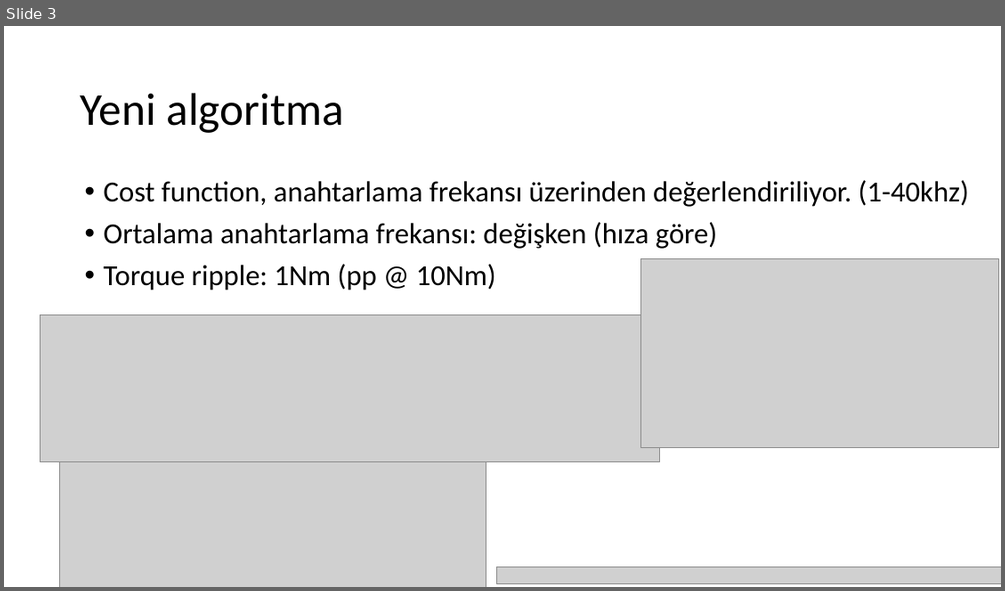
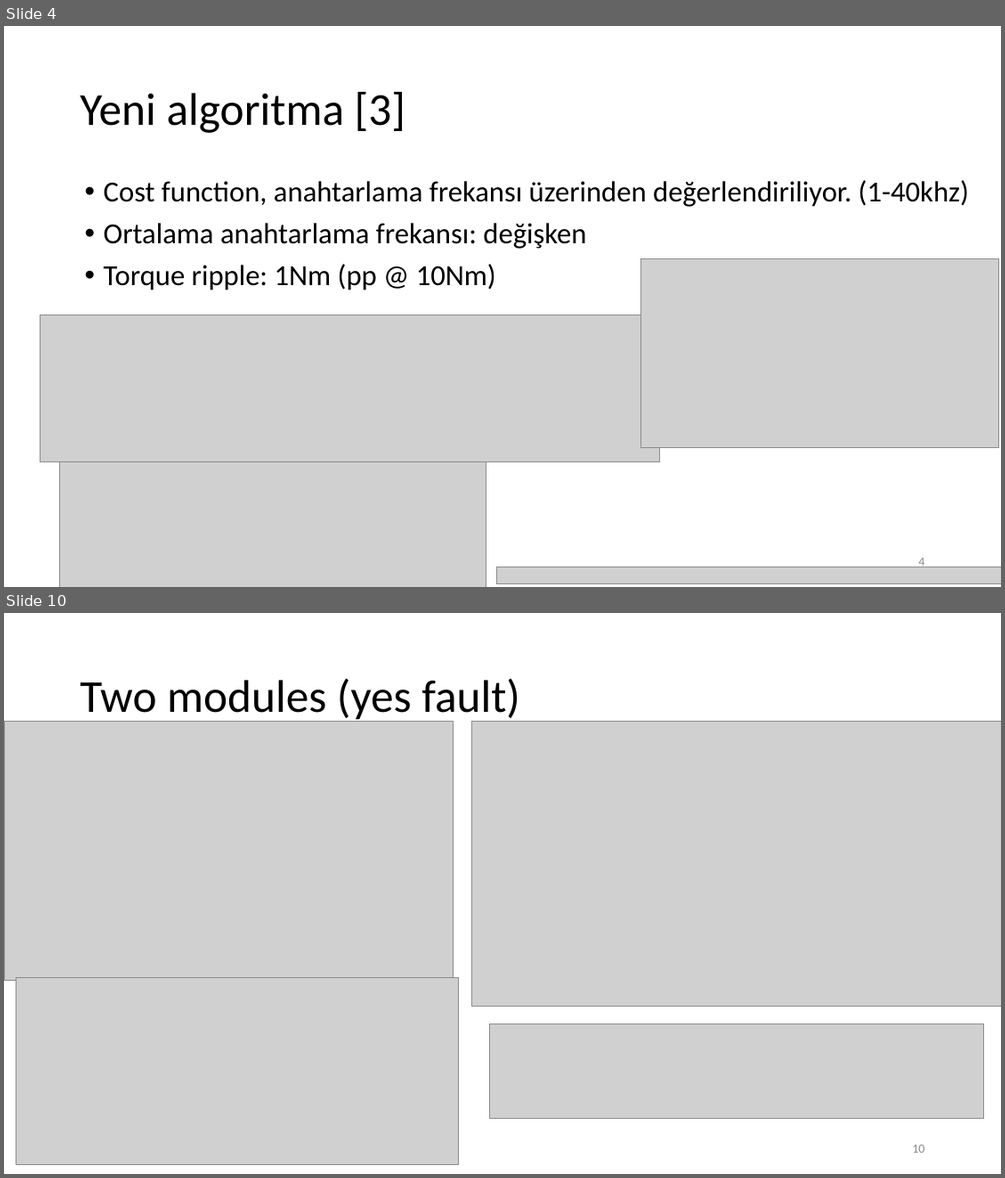
Before and after one commit to hakansrc/fault_tolerant_drives, a slide deck: Simulation/MPC/Sunumlar/MPC_sunum_week35.pptx. Shown one above the other, each under a label of ours: slide 3 before the commit, slides 4 and 10 after it; the slides between them are not shown. The pictures are 1005x591 and 1005x1178 pixels, drawn with LibreOffice and Linux fonts; fonts in the diff are those of the drawing; grey boxes stand for pictures. Boxes give left, top, right and bottom in pixels: in the first picture for what was removed or moved away, otherwise in the second. Text is boxed around its words. In the diff, an @@ line names an element or a change of style, - is before the commit and + after.

```diff
--- a/Simulation/MPC/Sunumlar/MPC_sunum_week35.pptx
+++ b/Simulation/MPC/Sunumlar/MPC_sunum_week35.pptx
@@ slide 10 added at <box>4,613,1001,1174</box>, background #FFFFFF @@
@@ title added at <box>80,678,520,722</box>, 44 pt, text #000000 @@
+Two modules (yes fault)
@@ picture added at <box>4,721,453,981</box> @@
@@ picture added at <box>472,721,1001,1005</box> @@
@@ picture added at <box>16,977,459,1164</box> @@
@@ picture added at <box>489,1023,983,1118</box> @@
@@ page number added at <box>912,1144,924,1152</box>, 12 pt, text #8C8C8C @@
+10
@@ what was slide 3 is now slide 4 @@
@@ slide 4 changed as well @@
@@ title at <box>80,92,405,133</box>: text changed @@
-Yeni algoritma
+Yeni algoritma [3]
@@ text at <box>104,223,586,248</box>: text changed @@
-• Ortalama anahtarlama frekansı: değişken (hıza göre)
+• Ortalama anahtarlama frekansı: değişken
@@ page number added at <box>918,557,924,567</box>, 12 pt, text #8C8C8C @@
+4
```
Also in this commit, not shown: 2 other slides changed, 14 other slides added, 2 slides removed, 9 other files.
